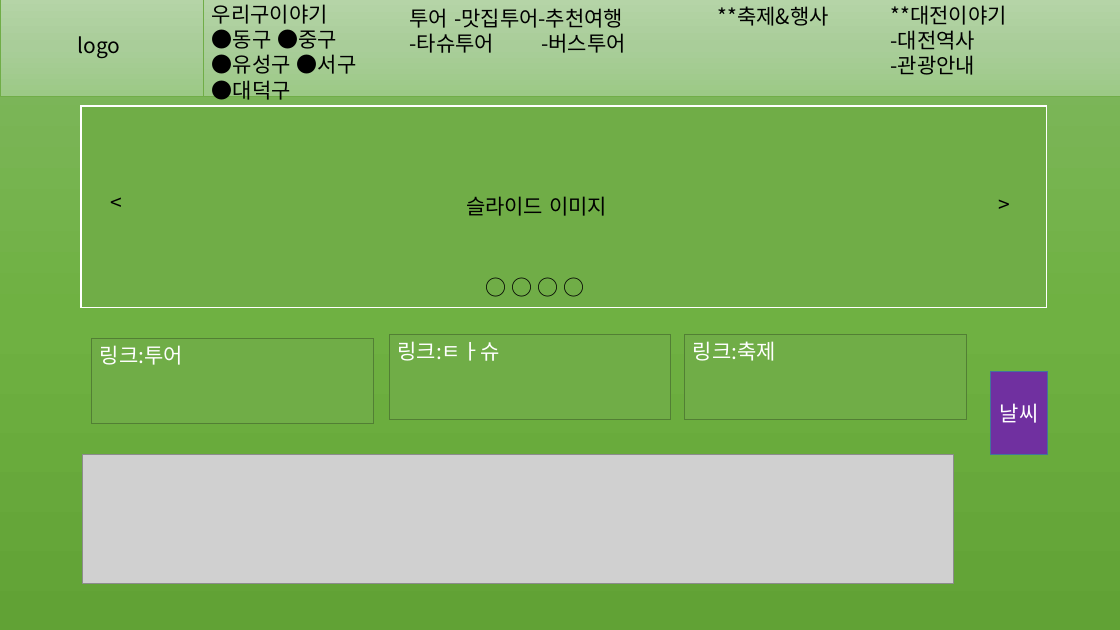
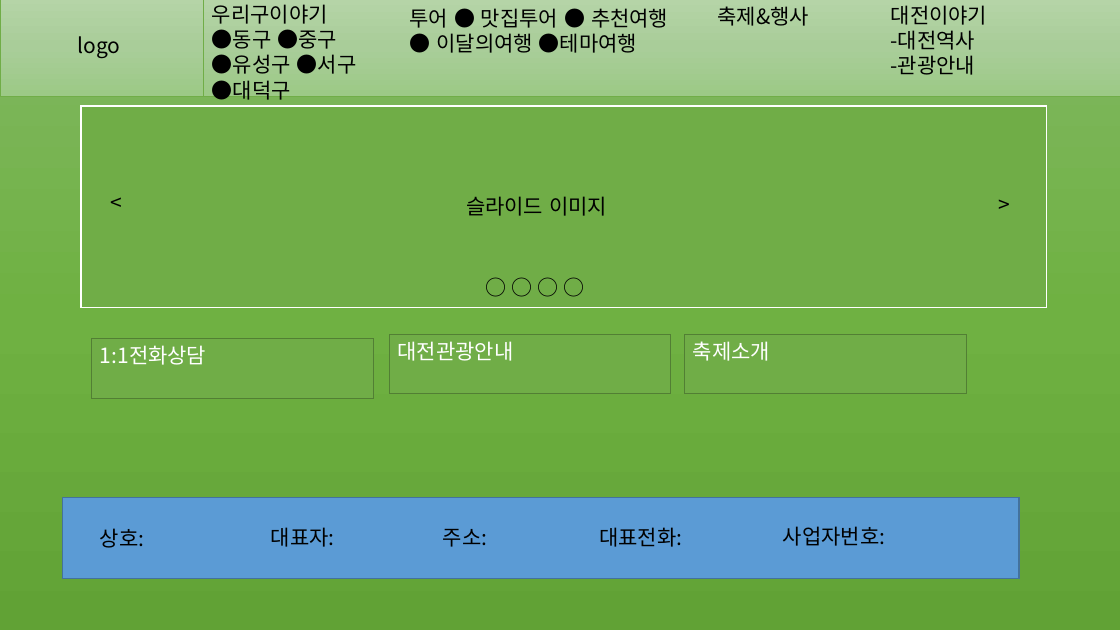
Before and after one commit to jjang-youngju/mproject-1031-1110-, a slide deck: slide 1 of 1031-1110/여행(매탈팀).pptx. Drawn at 1120x630 pixels with LibreOffice and Linux fonts; fonts in the diff are those of the drawing; grey boxes stand for pictures. Boxes give left, top, right and bottom in pixels: in the first picture for what was removed or moved away, otherwise in the second. Text is boxed around its words. In the diff, an @@ line names an element or a change of style, - is before the commit and + after.

```diff
--- a/1031-1110/여행(매탈팀).pptx
+++ b/1031-1110/여행(매탈팀).pptx
@@ text at box(410, 8, 668, 53): text changed @@
-투어 -맛집투어-추천여행
--타슈투어 -버스투어
+투어 ● 맛집투어 ● 추천여행
+● 이달의여행 ●테마여행
@@ text at box(718, 6, 810, 26): text changed @@
-**축제&행사
+축제&행사
@@ text at box(891, 5, 988, 25): text changed @@
-**대전이야기
+대전이야기
@@ rectangle "1:1전화상담": place and size @@
-rectangle "1:1전화상담" at box(92, 339, 373, 423)
+rectangle "1:1전화상담" at box(92, 339, 373, 398)
@@ text in rectangle at box(100, 345, 206, 365): text changed @@
-링크:투어
+1:1전화상담
@@ rectangle "대전관광안내": place and size @@
-rectangle "대전관광안내" at box(389, 334, 670, 419)
+rectangle "대전관광안내" at box(389, 334, 670, 394)
@@ text in rectangle at box(397, 341, 513, 361): text changed @@
-링크:ㅌㅏ슈
+대전관광안내
@@ rectangle "축제소개": place and size @@
-rectangle "축제소개" at box(685, 334, 966, 419)
+rectangle "축제소개" at box(685, 334, 966, 394)
@@ text in rectangle at box(693, 341, 770, 361): text changed @@
-링크:축제
+축제소개
@@ rectangle removed at box(991, 371, 1048, 455) @@
-날씨
@@ picture removed at box(82, 455, 954, 583) @@
@@ rectangle added at box(63, 497, 1020, 579), fill #5B9BD5, outline #43739E 1 pt @@
@@ text added at box(100, 528, 144, 548), 18 pt, text #000000 @@
+상호:
@@ text added at box(271, 527, 335, 547), 18 pt, text #000000 @@
+대표자:
@@ text added at box(443, 529, 487, 547), 18 pt, text #000000 @@
+주소:
@@ text added at box(599, 527, 682, 547), 18 pt, text #000000 @@
+대표전화:
@@ text added at box(783, 526, 885, 546), 18 pt, text #000000 @@
+사업자번호:
```
Also in this commit, not shown: 1 slide removed.
